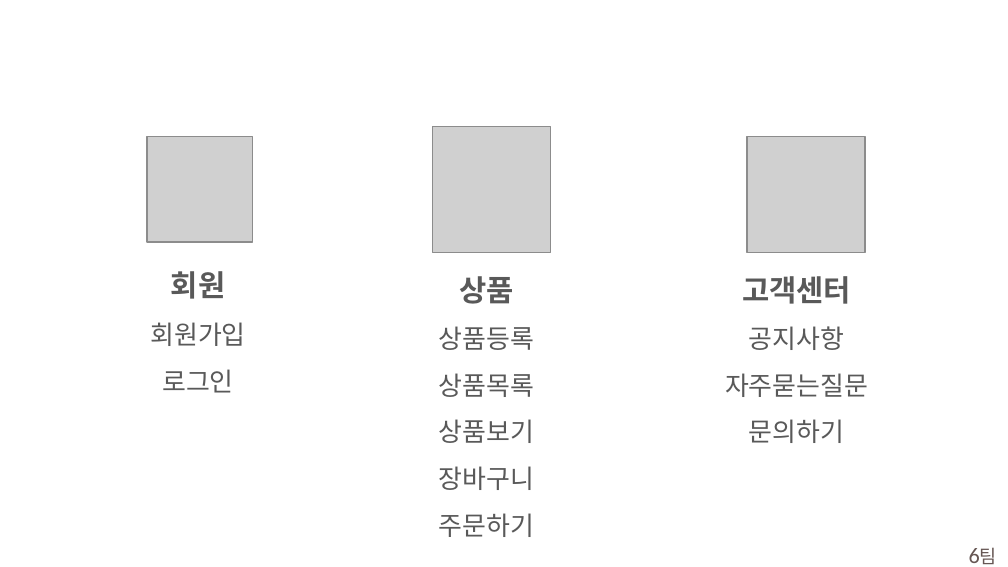
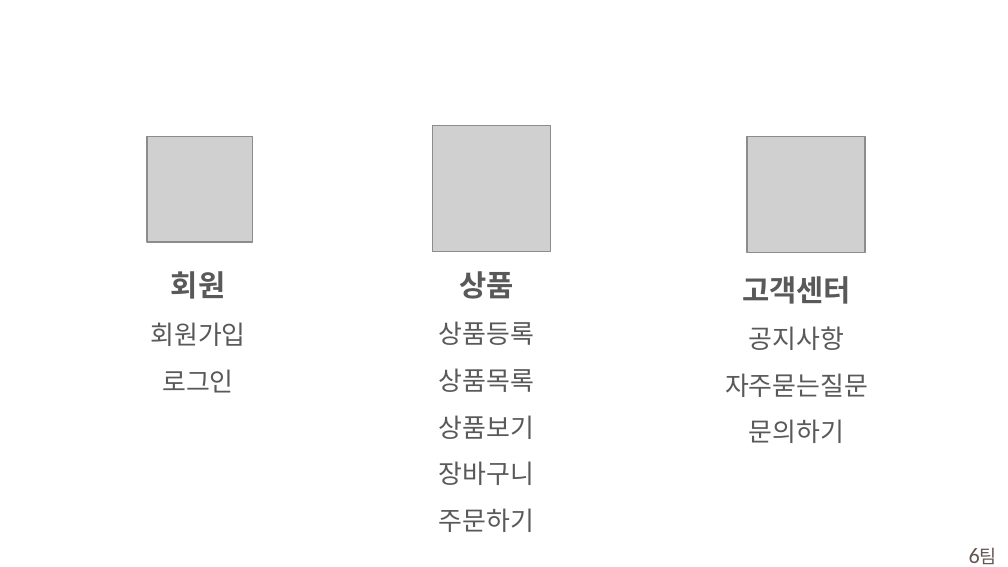
Before and after one commit to KimDongGeun200418/Kmarket1, a slide deck: slide 5 of 보고서/6팀_프로젝트 발표보고서.pptx. Drawn at 1008x567 pixels with LibreOffice and Linux fonts; fonts in the diff are those of the drawing; grey boxes stand for pictures; background and template pictures are left out. Boxes give left, top, right and bottom in pixels: in the first picture for what was removed or moved away, otherwise in the second. Text is boxed around its words. In the diff, an @@ line names an element or a change of style, - is before the commit and + after.

```diff
--- a/보고서/6팀_프로젝트 발표보고서.pptx
+++ b/보고서/6팀_프로젝트 발표보고서.pptx
@@ text "상품" moved from (x1=439, y1=276, x2=535, y2=537) to (x1=439, y1=271, x2=535, y2=532) @@
```
Also in this commit, not shown: 2 other slides changed, 5 slides added, 18 other files.
